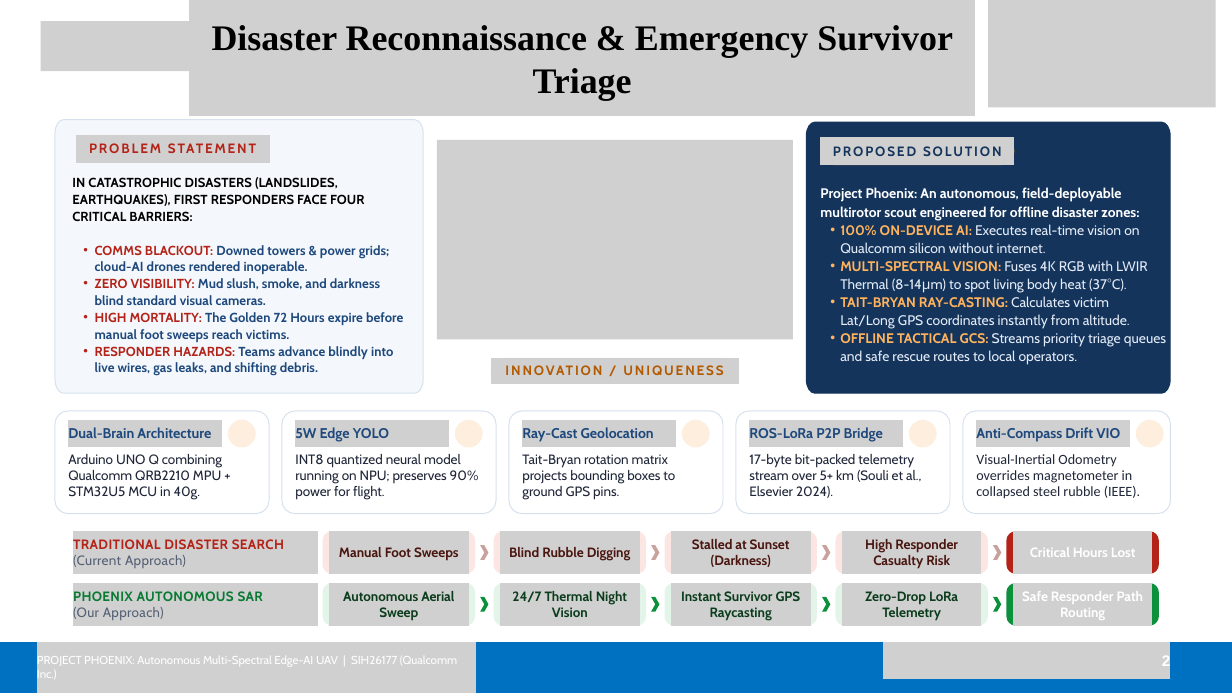
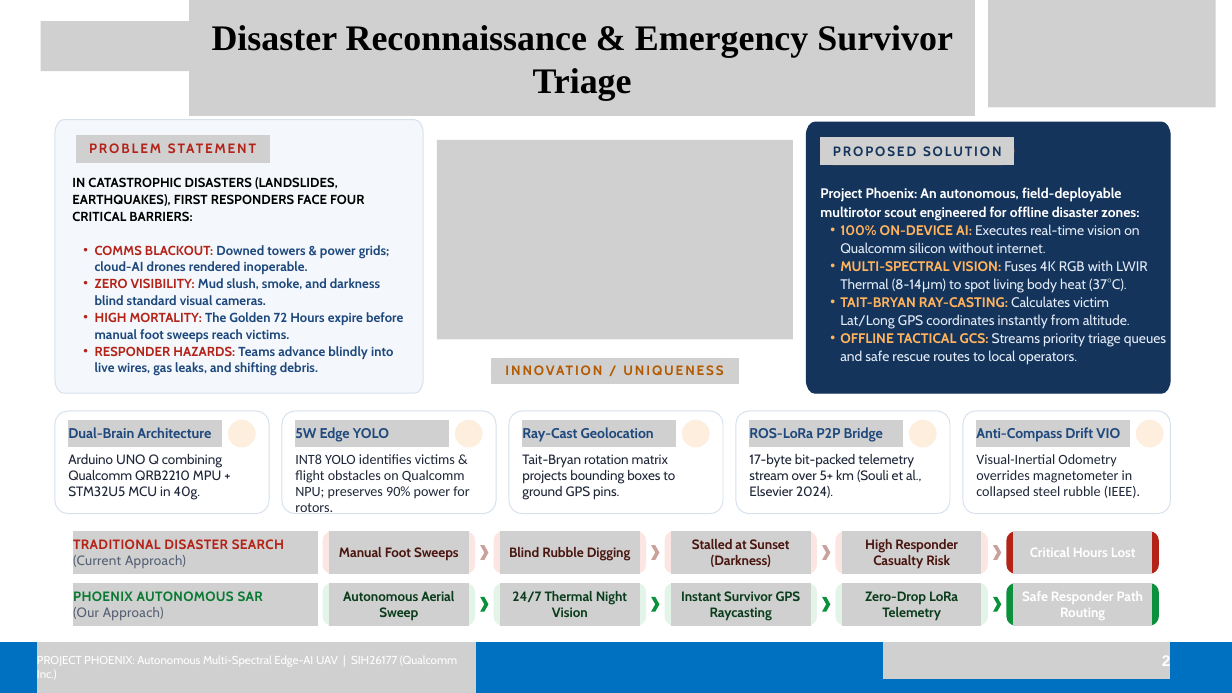
Before and after one commit to jvstin47/Phoenix-SIH26177-SAR-UAV, a slide deck: slide 2 of Copy of SIH26177_v6.pptx.pptx. Drawn at 1232x693 pixels with LibreOffice and Linux fonts; fonts in the diff are those of the drawing; grey boxes stand for pictures; background and template pictures are left out. Boxes give left, top, right and bottom in pixels: in the first picture for what was removed or moved away, otherwise in the second. Text is boxed around its words. In the diff, an @@ line names an element or a change of style, - is before the commit and + after.

Commit message:
feat: emphasize sweep mechanics, offset geolocation math, and YOLO survivor+obstacle avoidance

```diff
--- a/Copy of SIH26177_v6.pptx.pptx
+++ b/Copy of SIH26177_v6.pptx.pptx
@@ text at (295, 454, 469, 514): text changed; size 15.8 to 16.5 pt; font Cabin to Calibri @@
-INT8 quantized neural model running on NPU; preserves 90% power for flight.
+INT8 YOLO identifies victims & flight obstacles on Qualcomm NPU; preserves 90% power for rotors.
```
Also in this commit, not shown: 1 other slide changed, 1 other file.
